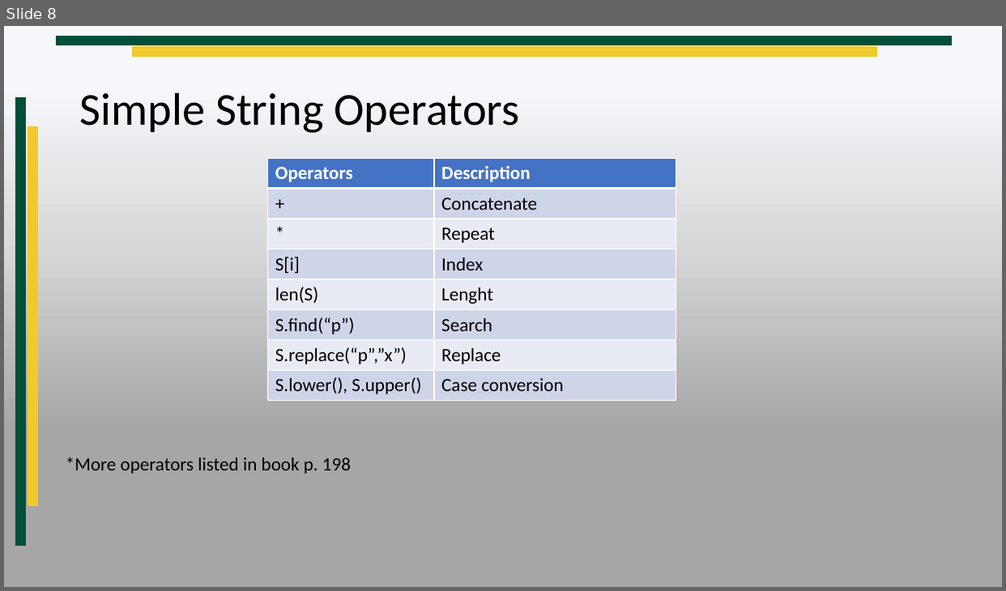
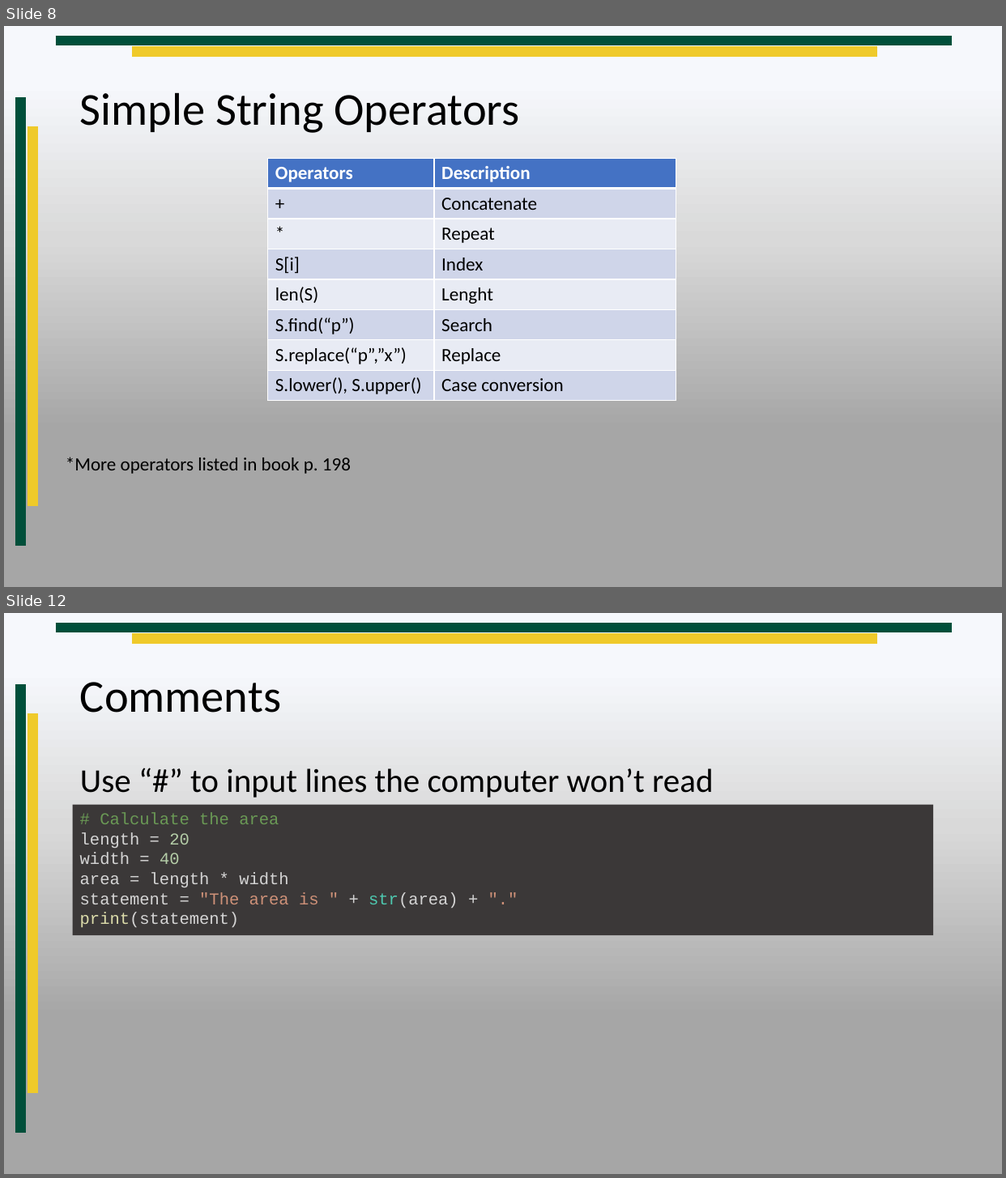
Before and after one commit to RenoTechnologyAcademy/CIS104-2019-Spring-1, a slide deck: Lesson 1/Lesson 1.pptx. Shown one above the other, each under a label of ours: slide 8 before the commit, slides 8 and 12 after it; the slides between them are not shown. The pictures are 1006x591 and 1006x1178 pixels, drawn with LibreOffice and Linux fonts; fonts in the diff are those of the drawing; background and template pictures are left out. Boxes give left, top, right and bottom in pixels: in the first picture for what was removed or moved away, otherwise in the second. Text is boxed around its words. In the diff, an @@ line names an element or a change of style, - is before the commit and + after.

```diff
--- a/Lesson 1/Lesson 1.pptx
+++ b/Lesson 1/Lesson 1.pptx
@@ slide 12 added at (x1=4, y1=613, x2=1002, y2=1174), background gradient #F6F8FC to #D9D9D9 to #A6A6A6; not listed: 4 template elements that a slide beside it also shows @@
@@ title added at (x1=80, y1=682, x2=281, y2=713), 44 pt, text #000000 @@
+Comments
@@ text added at (x1=80, y1=769, x2=713, y2=798), 32 pt, text #000000 @@
+Use “#” to input lines the computer won’t read
@@ rectangle added at (x1=73, y1=805, x2=934, y2=935), fill #3B3838, 16 pt, text #D4D4D4 @@
+# Calculate the area
+length = 20
+width = 40
+area = length * width
+statement = "The area is " + str(area) + "."
+print(statement)
```
Also in this commit, not shown: 3 other slides added, 4 other files.
